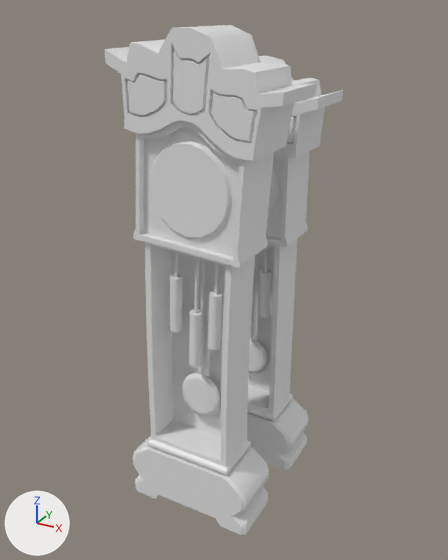
Before and after pictures for a commit that changed the FBX model _ART/Models/Living Room/SM_GrandfatherClock.fbx.
Rendered twice from a camera (50 mm lens) standing at (3.67, -5.97, 6.48) and looking at (0.01, 0.68, 3.16). Lighting does not change. The marker at lower left points along +X, +Y and +Z. Materials are left out; every surface is plain grey. Where no turn or scale is listed for an object, it has been applied to the vertices.

Names of what the first picture shows: 'SM_GrandfatherClock', 'SM_GrandfatherClockNotcrooked'.
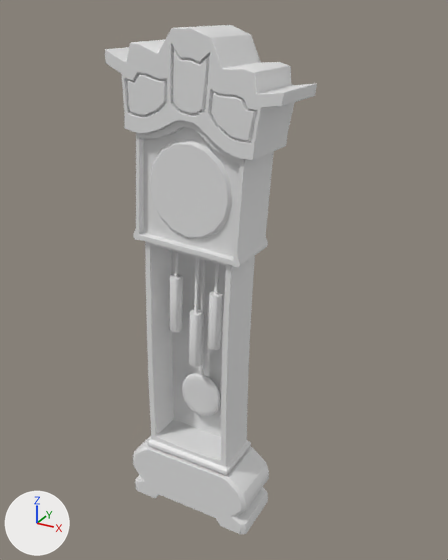
The newer file is also turned or shifted as a whole; pictures and numbers use the older file's frame.

Pixel boxes [x1, y1, x2, y2] of what changed, in the pictures (448 x 560 px):
'SM_GrandfatherClock', reshaped: before [105, 25, 317, 535]; after [105, 25, 317, 534]
'SM_GrandfatherClockNotcrooked', deleted: before [247, 56, 343, 470]
part 1 of me_mesh, built on: before [105, 28, 317, 535]; after [105, 27, 317, 534]

The change, as a diff of the scene's bpy script:
```diff
--- a/_ART/Models/Living Room/SM_GrandfatherClock.fbx.py
+++ b/_ART/Models/Living Room/SM_GrandfatherClock.fbx.py
@@ me_mesh @@
 # used by ob_sm_grandfatherclock; location = (0.0, 0.0, 2.58)
-me_mesh.from_pydata(...)  # 1760 vertices, 3386 faces; spans x -0.93..1.26, y -0.43..0.43, z -2.56..3.73
+me_mesh.from_pydata(...)  # 3047 vertices, 3159 faces; spans x -0.93..1.26, y -0.43..0.43, z -2.56..3.73
+# me_mesh part 1: 6 vertices moved from x -0.67..0.46, y -0.42..0.35, z -1.7..3.17 to x -0.64..0.46, y -0.42..0.38, z -1.71..3.17; 278 vertices removed from x -0.93..1.26, y -0.43..0.43, z -2.56..3.72; 1565 vertices added at x -0.93..1.26, y -0.43..0.43, z -2.56..3.72
@@ ob_sm_grandfatherclocknotcrooked @@
-ob_sm_grandfatherclocknotcrooked = bpy.data.objects.new('SM_GrandfatherClockNotcrooked', me_mesh_001)
-ob_sm_grandfatherclocknotcrooked.location = (0.0, 1.46, 2.58)
```
